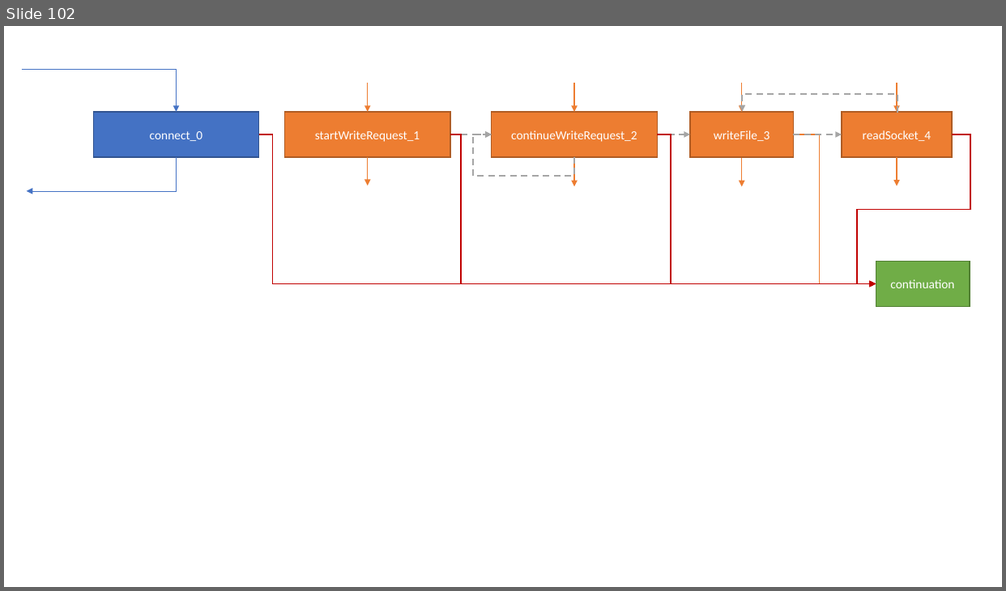
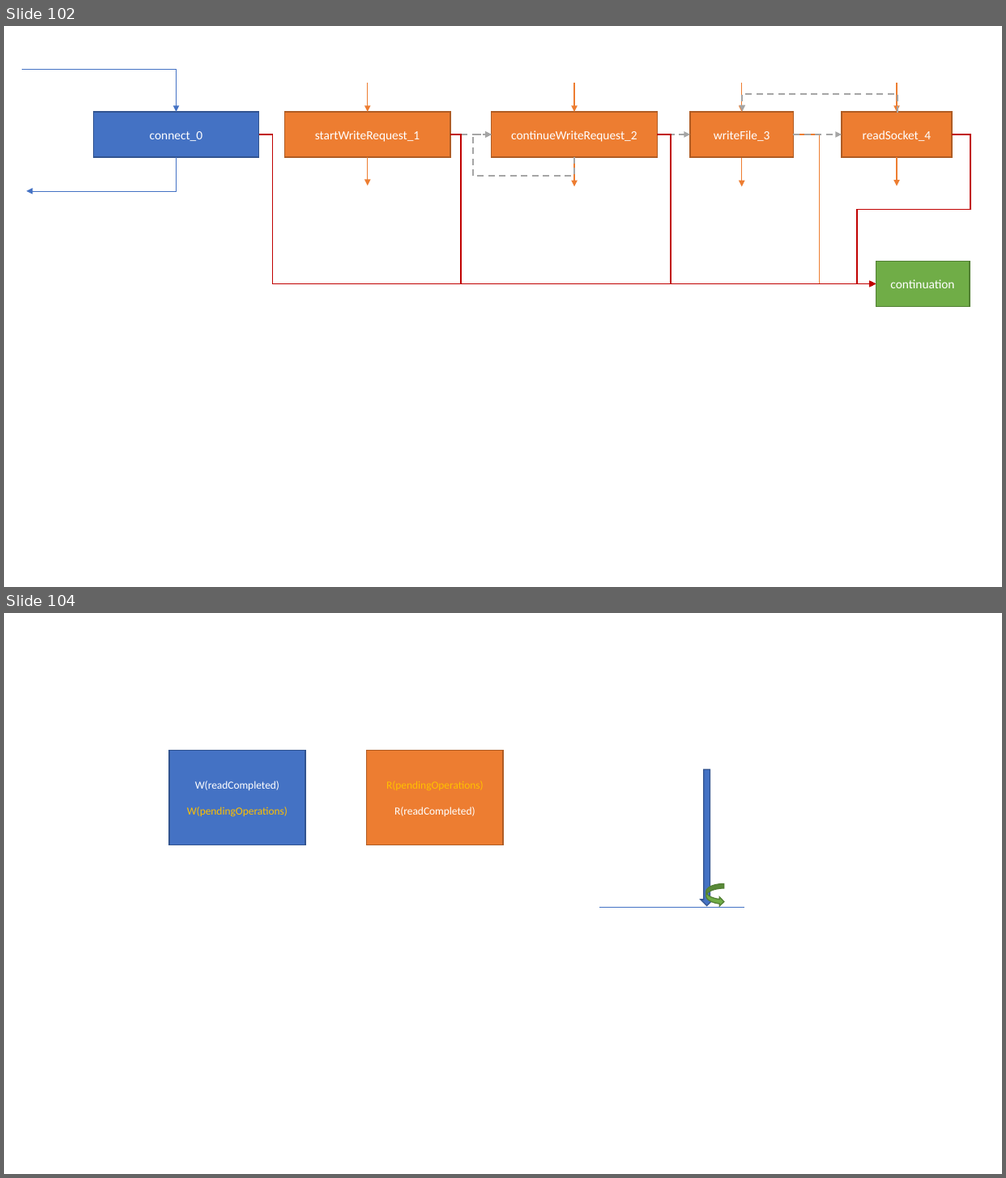
Before and after one commit to isel-leic-pc/s2021v-li51n, a slide deck: docs/threads.pptx. Shown one above the other, each under a label of ours: slide 102 before the commit, slides 102 and 104 after it; the slides between them are not shown. The pictures are 1006x591 and 1006x1178 pixels, drawn with LibreOffice and Linux fonts; fonts in the diff are those of the drawing. Boxes give left, top, right and bottom in pixels: in the first picture for what was removed or moved away, otherwise in the second. Text is boxed around its words. In the diff, an @@ line names an element or a change of style, - is before the commit and + after.

```diff
--- a/docs/threads.pptx
+++ b/docs/threads.pptx
@@ slide 104 added at (x1=4, y1=613, x2=1002, y2=1174), background #FFFFFF @@
@@ rectangle added at (x1=169, y1=750, x2=305, y2=845), fill #4472C4, outline #325491 1 pt, 10.5 pt, text #FFC000 @@
+W(readCompleted)
+W(pendingOperations)
@@ rectangle added at (x1=367, y1=750, x2=503, y2=845), fill #ED7D31, outline #AF5C24 1 pt, 10.5 pt, text #FFC000 @@
+R(pendingOperations)
+R(readCompleted)
@@ down arrow added at (x1=701, y1=769, x2=714, y2=905), fill #4472C4, outline #325491 1 pt @@
@@ curved right arrow added at (x1=706, y1=884, x2=724, y2=906), fill #70AD47, outline #538035 1 pt @@
@@ line added from (599, 907) to (744, 907), #4472C4 0.5 pt @@
```
Also in this commit, not shown: 1 slide changed, 8 other slides added, 2 other files.
